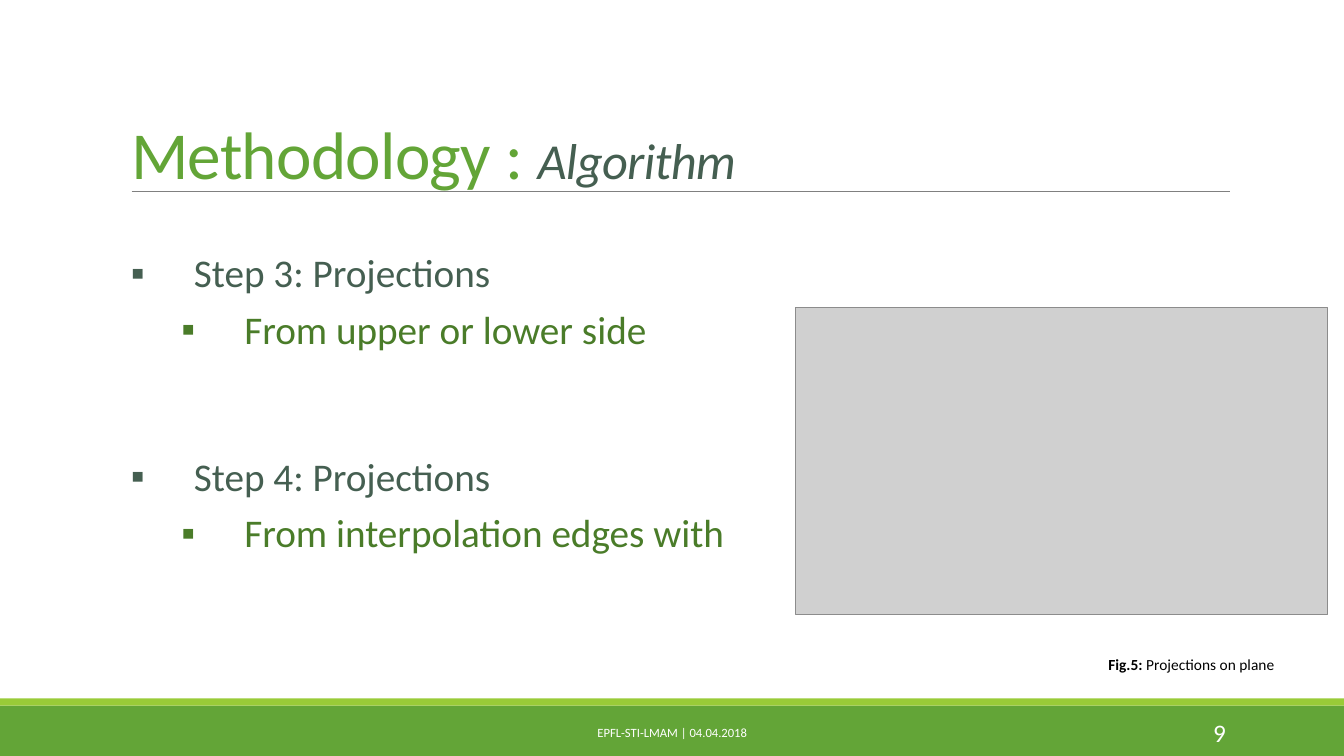
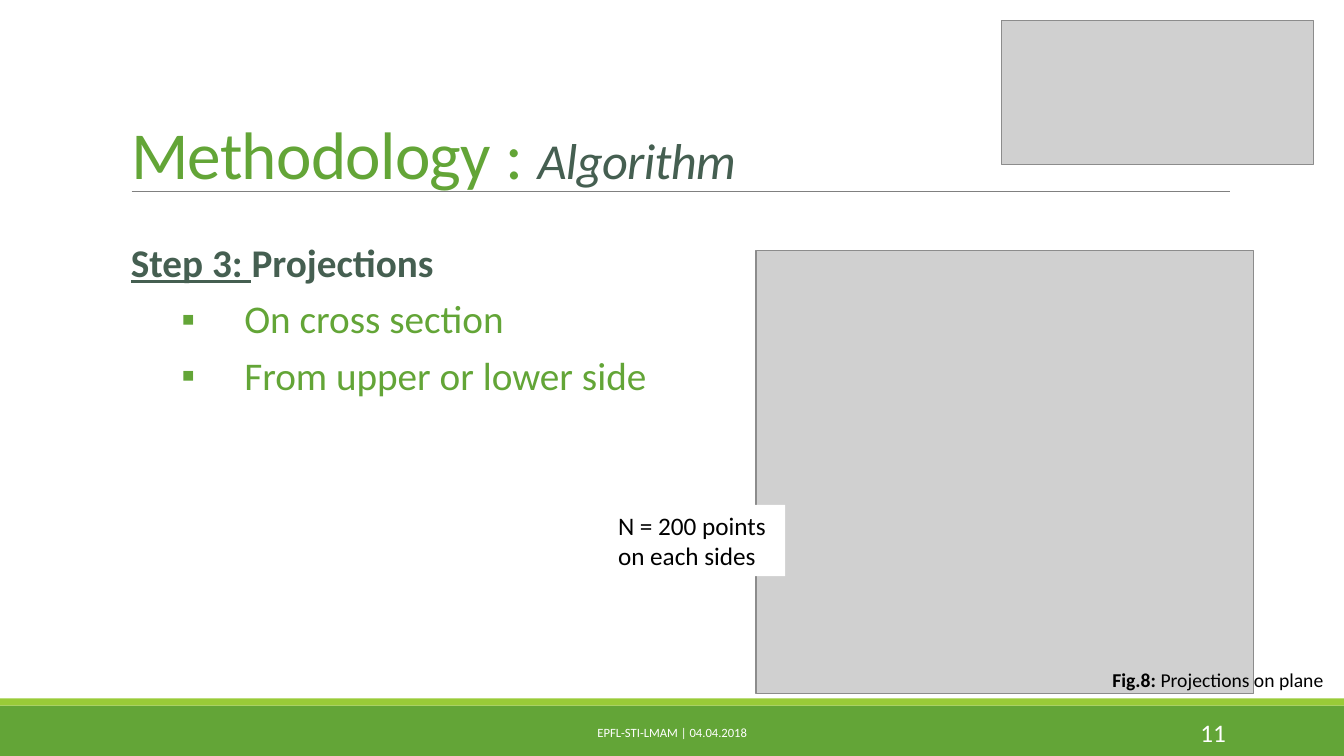
Before and after one commit to PaulineMauryL/PropellerProject, a slide deck: slide 11 of MIDTERM.pptx (slide 9 before the commit). Drawn at 1344x756 pixels with LibreOffice and Linux fonts; fonts in the diff are those of the drawing; grey boxes stand for pictures. Boxes give left, top, right and bottom in pixels: in the first picture for what was removed or moved away, otherwise in the second. Text is boxed around its words. In the diff, an @@ line names an element or a change of style, - is before the commit and + after.

```diff
--- a/MIDTERM.pptx
+++ b/MIDTERM.pptx
@@ picture added at [1002, 20, 1314, 164] @@
@@ text "Step 3: Projections": place and size @@
-text "Step 3: Projections" at [194, 260, 646, 351]
+text "Step 3: Projections" at [131, 249, 646, 397]
@@ text at [131, 249, 646, 397]: bold on in "Step 3: Projections"; underline on in "Step 3:"; text colour #4A7C29 to #63A537 in "From upper or lower side"; bullet ▪ to none @@
@@ picture: place and size @@
-picture at [797, 308, 1328, 615]
+picture at [756, 251, 1254, 695]
@@ text at [244, 306, 503, 334]: paragraph added @@
+  ▪ On cross section
@@ text removed at [194, 464, 724, 554] @@
-▪ Step 4: Projections
-  ▪ From interpolation edges with
@@ text added at [618, 517, 766, 566], 18 pt, text #000000 @@
+N = 200 points on each sides
@@ text at [1112, 673, 1323, 691]: text changed; size 11 to 14 pt @@
-Fig.5: Projections on plane
+Fig.8: Projections on plane
@@ page number at [1200, 725, 1226, 742]: text changed @@
-9
+11
```
Also in this commit, not shown: 10 other slides changed, 3 slides added, 1 slide removed.
